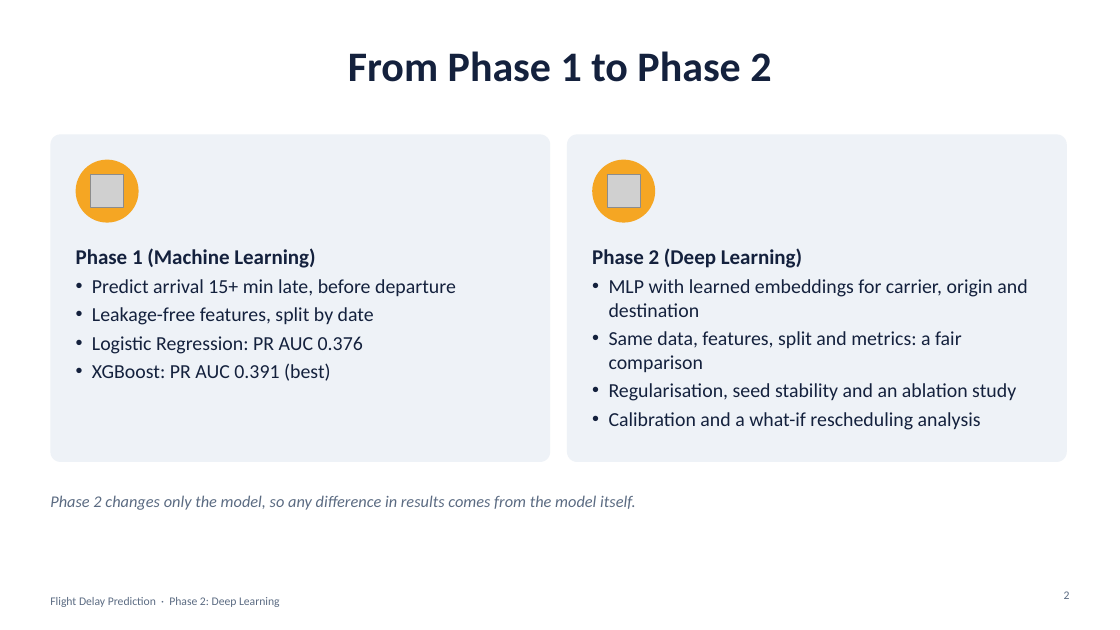
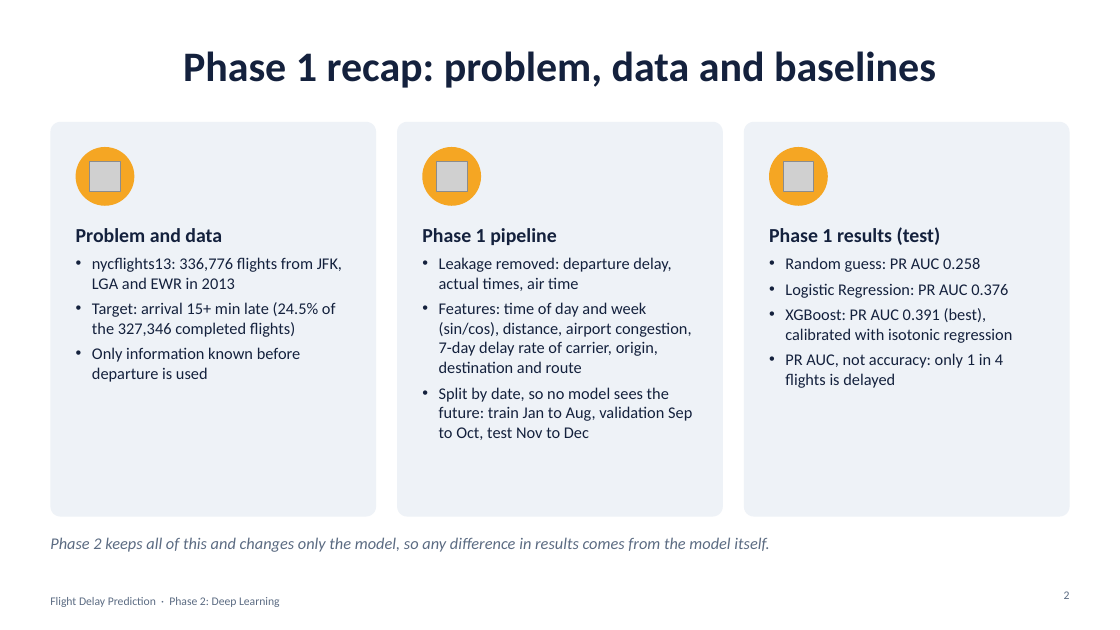
Before and after one commit to mayank-pillai-99/flight-delay-prediction, a slide deck: slide 2 of phase2/presentation/flight_delay_dl_presentation.pptx. Drawn at 1120x630 pixels with LibreOffice and Linux fonts; fonts in the diff are those of the drawing; grey boxes stand for pictures. Boxes give left, top, right and bottom in pixels: in the first picture for what was removed or moved away, otherwise in the second. Text is boxed around its words. In the diff, an @@ line names an element or a change of style, - is before the commit and + after.

```diff
--- a/phase2/presentation/flight_delay_dl_presentation.pptx
+++ b/phase2/presentation/flight_delay_dl_presentation.pptx
@@ title at <box>183,51,936,88</box>: text changed @@
-From Phase 1 to Phase 2
+Phase 1 recap: problem, data and baselines
@@ rounded rectangle: place and size @@
-rounded rectangle at <box>50,134,550,462</box>
+rounded rectangle at <box>50,122,376,517</box>
@@ ellipse: place and size @@
-ellipse at <box>76,160,139,223</box>
+ellipse at <box>76,147,134,206</box>
@@ rounded rectangle: place and size @@
-rounded rectangle at <box>567,134,1067,462</box>
+rounded rectangle at <box>397,122,723,517</box>
@@ ellipse: place and size @@
-ellipse at <box>592,160,655,223</box>
+ellipse at <box>423,147,481,206</box>
@@ rounded rectangle added at <box>744,122,1070,517</box>, fill #EEF2F7 @@
@@ ellipse added at <box>770,147,828,206</box>, fill #F5A623 @@
@@ picture: place and size @@
-picture at <box>91,175,124,208</box>
+picture at <box>90,161,120,192</box>
@@ picture added at <box>437,161,467,192</box> @@
@@ picture removed at <box>607,175,640,208</box> @@
@@ picture added at <box>783,161,813,192</box> @@
@@ text at <box>76,228,342,382</box>: text changed; size 17 to 14 pt @@
-Phase 1 (Machine Learning)
-• Predict arrival 15+ min late, before departure
-• Leakage-free features, split by date
-• Logistic Regression: PR AUC 0.376
-• XGBoost: PR AUC 0.391 (best)
+Problem and data
+• nycflights13: 336,776 flights from JFK, LGA and EWR in 2013
+• Target: arrival 15+ min late (24.5% of the 327,346 completed flights)
+• Only information known before departure is used
@@ text at <box>422,228,692,440</box>: text changed; size 17 to 14 pt @@
-Phase 2 (Deep Learning)
-• MLP with learned embeddings for carrier, origin and destination
-• Same data, features, split and metrics: a fair comparison
-• Regularisation, seed stability and an ablation study
-• Calibration and a what-if rescheduling analysis
+Phase 1 pipeline
+• Leakage removed: departure delay, actual times, air time
+• Features: time of day and week (sin/cos), distance, airport congestion, 7-day delay rate of carrier, origin, destination and route
+• Split by date, so no model sees the future: train Jan to Aug, validation Sep to Oct, test Nov to Dec
@@ text added at <box>769,227,1013,388</box>, 14 pt, text #14213D @@
+Phase 1 results (test)
+• Random guess: PR AUC 0.258
+• Logistic Regression: PR AUC 0.376
+• XGBoost: PR AUC 0.391 (best), calibrated with isotonic regression
+• PR AUC, not accuracy: only 1 in 4 flights is delayed
@@ text at <box>50,537,769,552</box>: text changed @@
-Phase 2 changes only the model, so any difference in results comes from the model itself.
+Phase 2 keeps all of this and changes only the model, so any difference in results comes from the model itself.
```
Also in this commit, not shown: 6 other slides changed, 1 other file.
